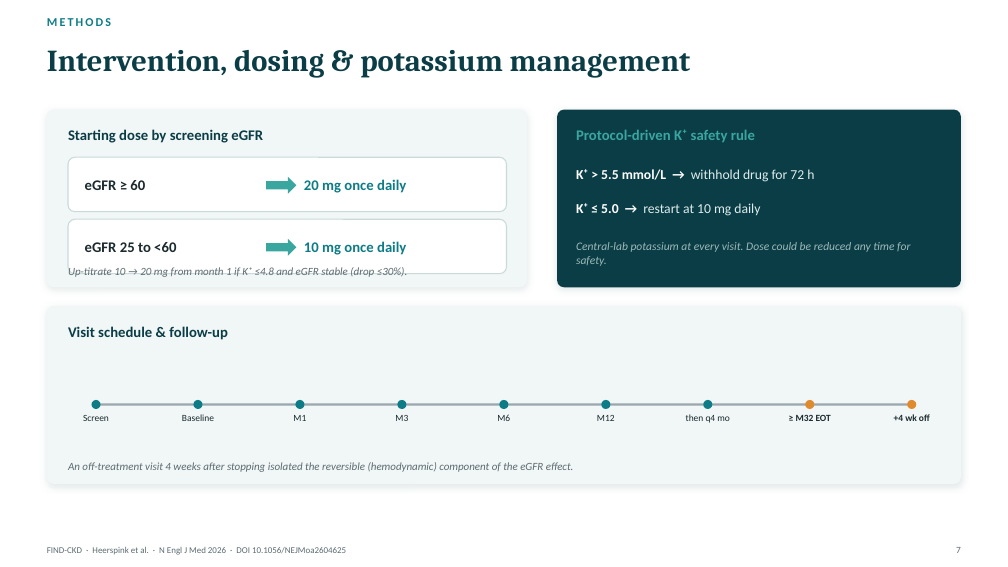
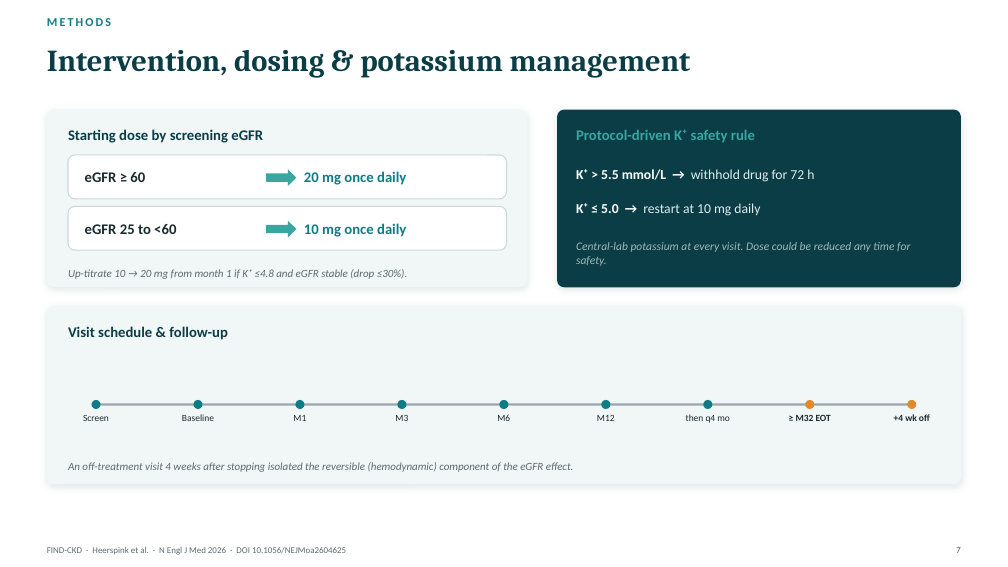
Before and after one commit to azbargarawan-sudo/clickwriting-landing, a slide deck: slide 7 of FIND-CKD.pptx. Drawn at 1008x567 pixels with LibreOffice and Linux fonts; fonts in the diff are those of the drawing. Boxes give left, top, right and bottom in pixels: in the first picture for what was removed or moved away, otherwise in the second. Text is boxed around its words. In the diff, an @@ line names an element or a change of style, - is before the commit and + after.

```diff
--- a/FIND-CKD.pptx
+++ b/FIND-CKD.pptx
@@ rounded rectangle: place and size @@
-rounded rectangle at [68, 157, 507, 212]
+rounded rectangle at [68, 155, 507, 199]
@@ rounded rectangle at [68, 155, 507, 199]: proportions changed @@
@@ text "eGFR ≥ 60": place and size @@
-text "eGFR ≥ 60" at [85, 180, 145, 190]
+text "eGFR ≥ 60" at [85, 172, 145, 182]
@@ right arrow: place and size @@
-right arrow at [266, 177, 296, 194]
+right arrow at [266, 169, 296, 186]
@@ text "20 mg once daily": place and size @@
-text "20 mg once daily" at [304, 179, 406, 193]
+text "20 mg once daily" at [304, 171, 406, 185]
@@ rounded rectangle at [68, 206, 507, 250]: proportions changed @@
@@ rounded rectangle: place and size @@
-rounded rectangle at [68, 219, 507, 274]
+rounded rectangle at [68, 206, 507, 250]
@@ text "eGFR 25 to <60": place and size @@
-text "eGFR 25 to <60" at [85, 242, 176, 252]
+text "eGFR 25 to <60" at [85, 224, 176, 234]
@@ text "10 mg once daily": place and size @@
-text "10 mg once daily" at [304, 241, 406, 255]
+text "10 mg once daily" at [304, 223, 406, 237]
@@ right arrow: place and size @@
-right arrow at [266, 239, 296, 256]
+right arrow at [266, 221, 296, 237]
```
Also in this commit, not shown: 3 other slides changed.
